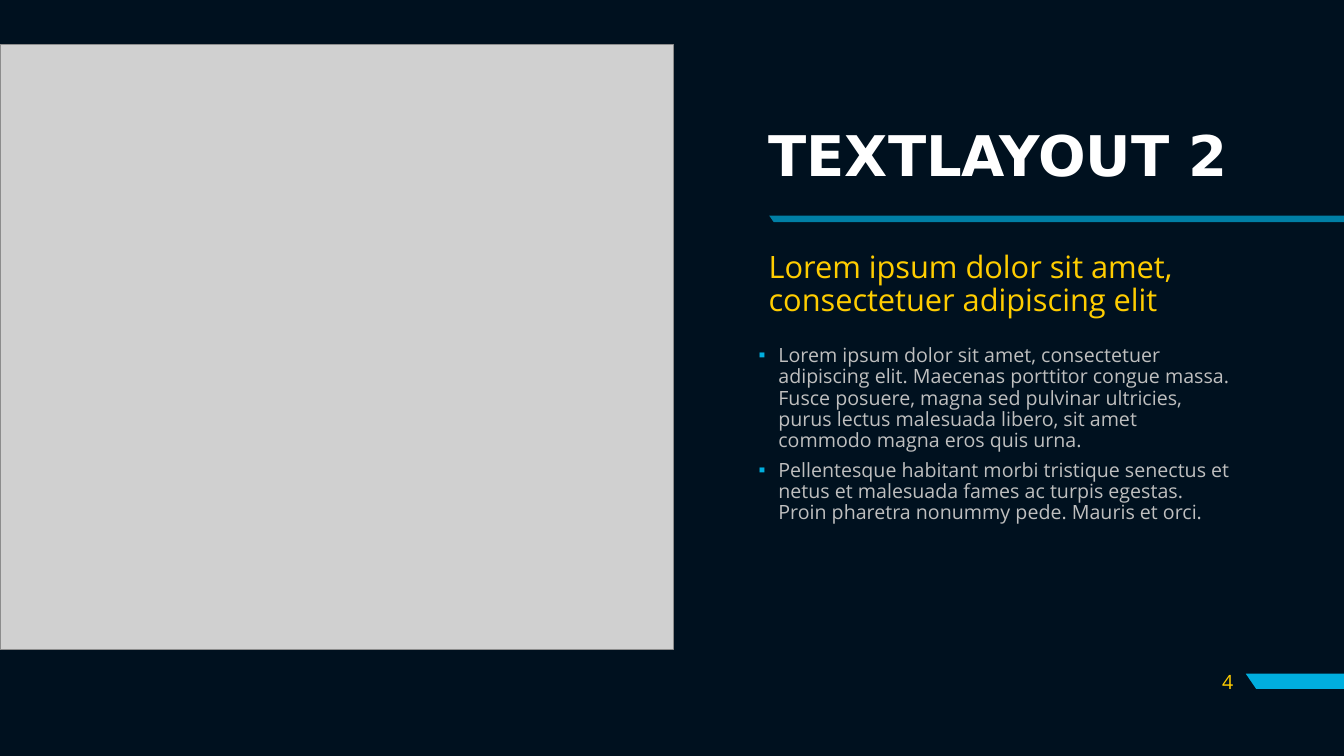
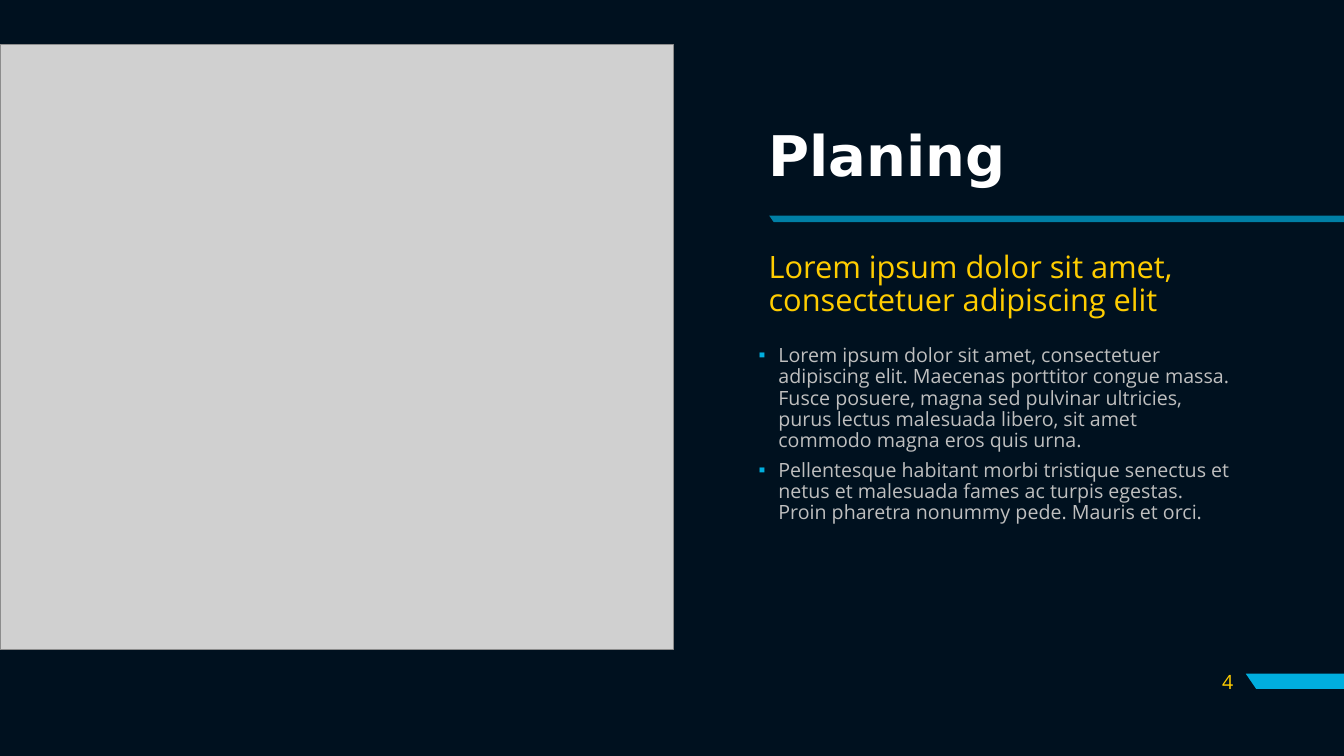
Before and after one commit to filipjosipovic/OverTime, a slide deck: slide 4 of SYP- Präsi.pptx. Drawn at 1344x756 pixels with LibreOffice and Linux fonts; fonts in the diff are those of the drawing; grey boxes stand for pictures. Boxes give left, top, right and bottom in pixels: in the first picture for what was removed or moved away, otherwise in the second. Text is boxed around its words. In the diff, an @@ line names an element or a change of style, - is before the commit and + after.

```diff
--- a/SYP- Präsi.pptx
+++ b/SYP- Präsi.pptx
@@ title at bbox=[769, 133, 1006, 188]: text changed @@
-TEXTLAYOUT 2
+Planing
```
Also in this commit, not shown: 3 other slides changed, 1 slide added, 2 slides removed, 12 other files.
